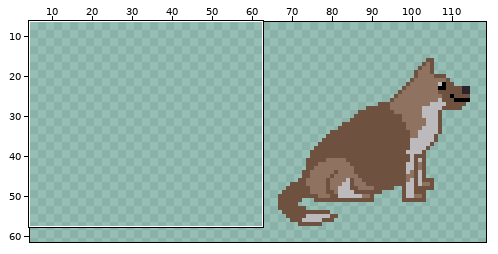
Sprite sheet -- sprites/sSITTING/9ff01c35-1d4a-4685-bb76-ead586271a11.png. Above: a wide view before the commit, with the close-up outlined.
Close-up. Before the commit:
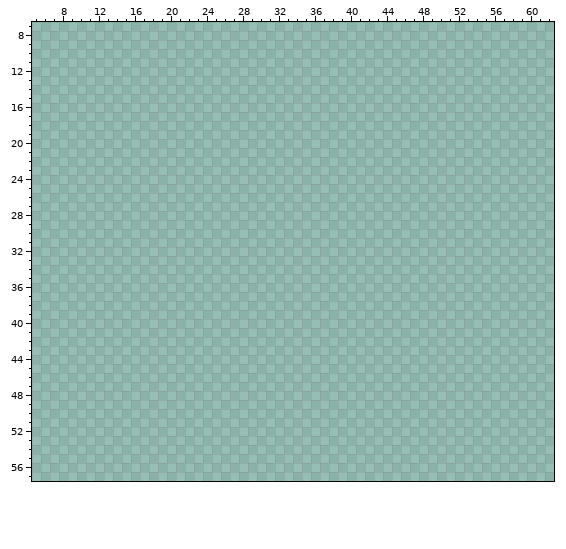
The file is 128x64 pixels. Shown: x 5..62, y 7..57. The old version is drawn lined up with the new one. The wide view leaves out empty margins. The commit also changed other parts of the picture, which this record leaves out.
After the commit:
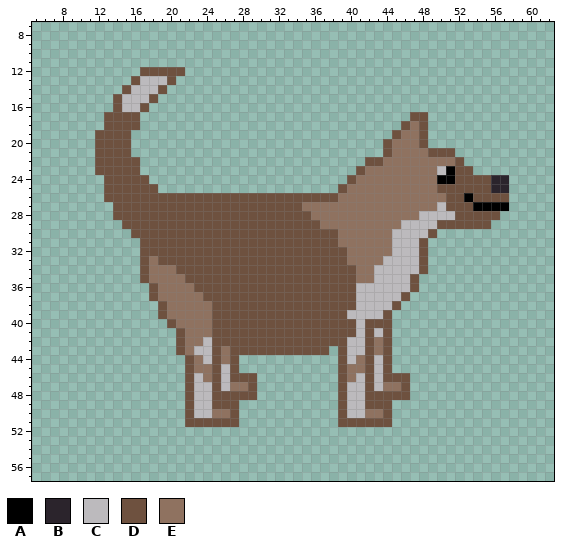
Palette (. is transparent): A #000000  B #2b242c  C #bcbabd  D #6e513f  E #8f7260
Change:
whole drawing moved by +28,+0 (the old picture is shown already moved)
Changed rows in their new state; - is an unchanged pixel.
first column x 12:
12 -----DDDDD------------------------------------
13 ----DCCCD-------------------------------------
14 ---DCCCD--------------------------------------
15 --DCCCD---------------------------------------
16 --DCCD----------------------------------------
17 -DDDD------------------------------DD---------
18 -DDDD-----------------------------DED---------
19 DDDD-----------------------------DEED---------
20 DDDD----------------------------DEEED---------
21 DDDD----------------------------DEEEEDDD------
22 DDDDD-------------------------DDEEEEEEEED-----
23 DDDDD------------------------DEEEEEEEECADD----
24 -DDDDD----------------------DEEEEEEEEEAADDDDBB
25 -DDDDDD--------------------DEEEEEEEEEEDDDDDDBB
26 -DDDDDDDDDDDDDDDDDDDDDDDDDDEEEEEEEEEEEEDDADDDD
27 --DDDDDDDDDDDDDDDDDDDDDEEEEEEEEEEEEEEECDDDAAAA
28 --DDDDDDDDDDDDDDDDDDDDDDEEEEEEEEEEEECCCCDDDDD-
29 ---DDDDDDDDDDDDDDDDDDDDDDEEEEEEEEECCCCDDDDDD--
30 ----DDDDDDDDDDDDDDDDDDDDDDDEEEEEECCCCD--------
31 -----DDDDDDDDDDDDDDDDDDDDDDEEEEEECCCD---------
32 -----DDDDDDDDDDDDDDDDDDDDDDDEEEEECCCD---------
33 -----DEDDDDDDDDDDDDDDDDDDDDDEEEECCCCD---------
34 -----DEEEDDDDDDDDDDDDDDDDDDDDEECCCCCD---------
35 -----DEEEEDDDDDDDDDDDDDDDDDDDEECCCCD----------
36 ------DEEEEDDDDDDDDDDDDDDDDDDCCCCCCD----------
37 ------DEEEEEDDDDDDDDDDDDDDDDDCCCCCD-----------
38 -------DEEEEEDDDDDDDDDDDDDDDDCCCCD------------
39 -------DEEEEEDDDDDDDDDDDDDDDCCCCD-------------
40 --------DEEEEDDDDDDDDDDDDDDDDCDDD-------------
41 ---------DEEEDDDDDDDDDDDDDDDDCDCD-------------
42 ---------DEECDDDDDDDDDDDDDDDCCDED-------------
43 ---------DECCDEDDDDDDDDDDD-DCCDED-------------
44 ----------DECDED-----------DCEDCD-------------
45 ----------DEEDCD-----------DEEDCD-------------
46 ----------DCEDCDDD---------DECDCDDD-----------
47 ----------DCCDCEED---------DCCDCEED-----------
48 ----------DCCDDDDD---------DCCDDDDD-----------
49 ----------DCCDDD-----------DCCDDD-------------
50 ----------DCCEED-----------DCCEED-------------
51 ----------DDDDDD-----------DDDDDD-------------
Changed places in both close-ups, as pixel boxes (x1, y1, x2, y2):
added: (95, 67, 509, 427)
